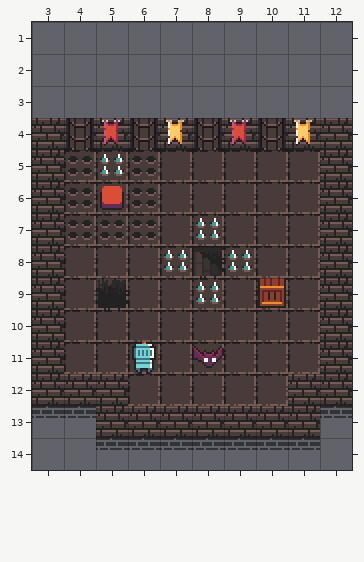
A Tiled map gets an edit: Project/Assets/1.tmx. This is how it looked before the edit.
Cells are 16x16 px. Shown: x 3..12, y 1..14.
And afterwards:
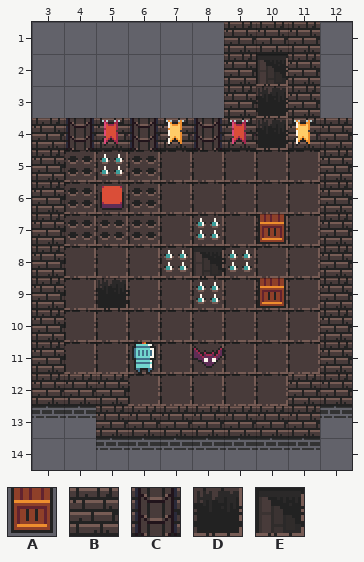
Key: from "entity_sprites_final": A 8; from "tileset_final": B 7, C 14, D 37, E 43.
_ is an empty cell.
The edit:
Layer "BG":
Tile B now appears in row 1 at x 9 to 11; in rows 2 to 3 at x 9 and 11.
The author changed tile C to tile D in row 4 at x 10.
Tile D now appears in row 3 at x 10.
Tile E now appears in row 2 at x 10.
Layer "Entities":
Tile A now appears in row 7 at x 10.
Boxes around the changes in both pictures, in picture pixels (x1, y1, x2, y2):
changed: (224, 22, 320, 150)
added: (258, 214, 286, 244)
